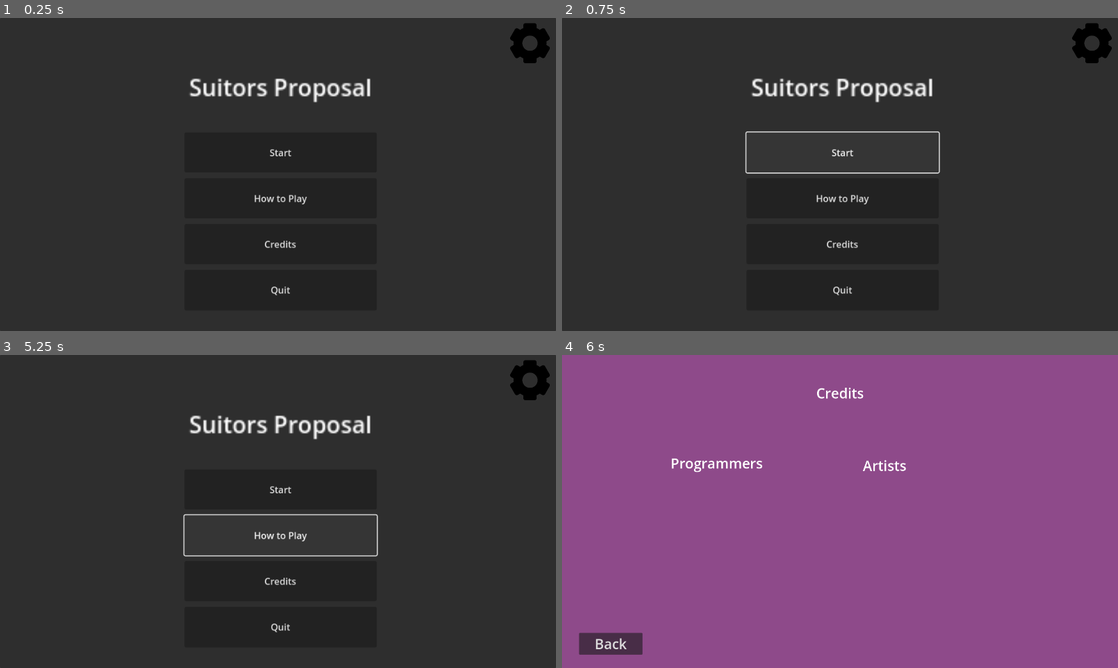
Above: before the commit, frames 1-4 (two rows, left to right).
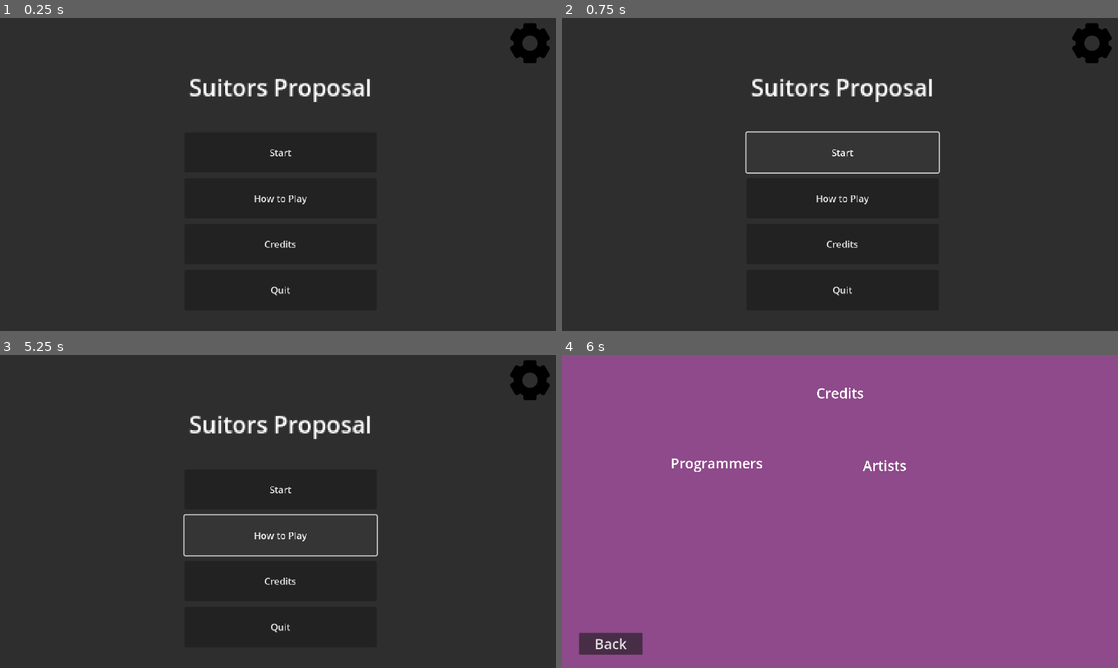
Above: after the commit, the same moments.

Repository: BrownRISDGameDevelopers/suitors-proposal
Game: Godot game, scene res://scenes/MainMenu.tscn
The game is run twice, just before and just after one commit, with the same random seed, the same clock (stepped at 60 frames per second) and the same inputs.
Inputs (mouse positions are in pixels of both pictures, inside the frame that each line leads up to):
- Up to frame 1 (0.25 s): no input
- Up to frame 2 (0.75 s): click "Start" at 0.5 s
- Up to frame 3 (5.25 s): click "Start" at 1.25 s; click (528, 380) at 2 s; click (528, 380) at 2.75 s; click "Start" at 3.5 s; click (528, 380) at 4.25 s; click "How to Play" at 5 s
- Up to frame 4 (6 s): click "Credits" at 5.75 s

The runs differ from the first frame. In frame 1, 0.6% of the frame differs, in the area x 34-67%, y 19-89%; in frame 2, 0.6%; in frame 3, 0.6%; in frame 4, 0.1%.

Commit message:
add letter scene

Diff:
--- a/kingdoms/CloudKingdom.tres
+++ /dev/null
@@ -1,8 +0,0 @@
-[gd_resource type="PackedDataContainer" format=3 uid="uid://dntemtuepocoi"]
-
-[resource]
-metadata/population = 1
-metadata/military = 2
-metadata/Morale = 3
-metadata/Resources = 4
-metadata/Mana = 6
--- a/kingdoms/ForestKingdom.tres
+++ /dev/null
@@ -1,8 +0,0 @@
-[gd_resource type="PackedDataContainer" format=3 uid="uid://cwx4quryn5d2e"]
-
-[resource]
-metadata/population = 5
-metadata/military = 1
-metadata/Morale = 2
-metadata/Resources = 6
-metadata/Mana = 3
--- a/kingdoms/MountainKingdom.tres
+++ /dev/null
@@ -1,8 +0,0 @@
-[gd_resource type="PackedDataContainer" format=3 uid="uid://0beo2kabll07"]
-
-[resource]
-metadata/population = 1
-metadata/military = 2
-metadata/Morale = 3
-metadata/Resources = 4
-metadata/Mana = 6
--- a/kingdoms/UndeadKingdom.tres
+++ /dev/null
@@ -1,8 +0,0 @@
-[gd_resource type="PackedDataContainer" load_steps=0 format=3 uid="uid://b4i6g88uj075i"]
-
-[resource]
-metadata/population = 2
-metadata/military = 4
-metadata/Morale = 5
-metadata/Resources = 3
-metadata/Mana = 3
--- a/kingdoms/UnderwaterKingdom.tres
+++ /dev/null
@@ -1,8 +0,0 @@
-[gd_resource type="PackedDataContainer" format=3 uid="uid://cdikdlt1s40ec"]
-
-[resource]
-metadata/population = 4
-metadata/military = 1
-metadata/Morale = 2
-metadata/Resources = 6
-metadata/Mana = 3
--- a/project.godot
+++ b/project.godot
@@ -30,3 +30,7 @@
 "events": [Object(InputEventKey,"resource_local_to_scene":false,"resource_name":"","device":-1,"window_id":0,"alt_press …(195 unchanged characters)…
 ]
 }
+
+[rendering]
+
+textures/canvas_textures/default_texture_filter=0
--- /dev/null
+++ b/resources/kingdoms/CloudKingdom.tres
@@ -0,0 +1,17 @@
+[gd_resource type="Resource" script_class="Kingdom" load_steps=2 format=3 uid="uid://cqga80ifaxij1"]
+
+[ext_resource type="Script" uid="uid://b46xhsels5oxh" path="res://scripts/resources/kingdom.gd" id="1_fxjr0"]
+
+[resource]
+script = ExtResource("1_fxjr0")
+population = 0
+military = 0
+morale = 0
+resource = 0
+mana = 0
+populationKnown = false
+manaKnown = false
+militaryKnown = false
+resourceKnown = false
+moraleKnown = false
+metadata/_custom_type_script = "uid://b46xhsels5oxh"
--- /dev/null
+++ b/resources/kingdoms/ForestKingdom.tres
@@ -0,0 +1,17 @@
+[gd_resource type="Resource" script_class="Kingdom" load_steps=2 format=3 uid="uid://c2yol8dyhwt2t"]
+
+[ext_resource type="Script" uid="uid://b46xhsels5oxh" path="res://scripts/resources/kingdom.gd" id="1_1p57c"]
+
+[resource]
+script = ExtResource("1_1p57c")
+population = 0
+military = 0
+morale = 0
+resource = 0
+mana = 0
+populationKnown = false
+manaKnown = false
+militaryKnown = false
+resourceKnown = false
+moraleKnown = false
+metadata/_custom_type_script = "uid://b46xhsels5oxh"
--- /dev/null
+++ b/resources/kingdoms/MountainKingdom.tres
@@ -0,0 +1,17 @@
+[gd_resource type="Resource" script_class="Kingdom" load_steps=2 format=3 uid="uid://bc5qvfo24wa4t"]
+
+[ext_resource type="Script" uid="uid://b46xhsels5oxh" path="res://scripts/resources/kingdom.gd" id="1_45ksu"]
+
+[resource]
+script = ExtResource("1_45ksu")
+population = 0
+military = 0
+morale = 0
+resource = 0
+mana = 0
+populationKnown = false
+manaKnown = false
+militaryKnown = false
+resourceKnown = false
+moraleKnown = false
+metadata/_custom_type_script = "uid://b46xhsels5oxh"
--- /dev/null
+++ b/resources/kingdoms/OurKingdom.tres
@@ -0,0 +1,17 @@
+[gd_resource type="Resource" script_class="Kingdom" load_steps=2 format=3 uid="uid://1p3op32gjikr"]
+
+[ext_resource type="Script" uid="uid://b46xhsels5oxh" path="res://scripts/resources/kingdom.gd" id="1_7fo5j"]
+
+[resource]
+script = ExtResource("1_7fo5j")
+population = 0
+military = 0
+morale = 0
+resource = 0
+mana = 0
+populationKnown = false
+manaKnown = false
+militaryKnown = false
+resourceKnown = false
+moraleKnown = false
+metadata/_custom_type_script = "uid://b46xhsels5oxh"
--- /dev/null
+++ b/resources/kingdoms/UndeadKingdom.tres
@@ -0,0 +1,3 @@
+[gd_resource type="Resource" format=3 uid="uid://bahrmb7eqtk0t"]
+
+[resource]
--- /dev/null
+++ b/resources/kingdoms/UnderwaterKingdom.tres
@@ -0,0 +1,17 @@
+[gd_resource type="Resource" script_class="Kingdom" load_steps=2 format=3 uid="uid://b6h0r0aa3q2d3"]
+
+[ext_resource type="Script" uid="uid://b46xhsels5oxh" path="res://scripts/resources/kingdom.gd" id="1_vrklj"]
+
+[resource]
+script = ExtResource("1_vrklj")
+population = 1
+military = 0
+morale = 0
+resource = 0
+mana = 0
+populationKnown = false
+manaKnown = false
+militaryKnown = false
+resourceKnown = false
+moraleKnown = false
+metadata/_custom_type_script = "uid://b46xhsels5oxh"
--- /dev/null
+++ b/resources/letters/Letter1.tres
@@ -0,0 +1,15 @@
+[gd_resource type="Resource" script_class="Letter" load_steps=2 format=3 uid="uid://cfx6oec2ovj11"]
+
+[ext_resource type="Script" uid="uid://d2ngpxf76ukp7" path="res://scripts/resources/letter_resource.gd" id="1_16uwy"]
+
+[resource]
+script = ExtResource("1_16uwy")
+isProposal = false
+greeting = ""
+content = ""
+signoff = ""
+populationInfluence = 6
+manaInfluence = 0
+militaryInfluence = 0
+resourceInfluence = 0
+moraleInfluence = 0
--- /dev/null
+++ b/resources/letters/Letter2.tres
@@ -0,0 +1,16 @@
+[gd_resource type="Resource" script_class="Letter" load_steps=2 format=3 uid="uid://cn4lbybqnqs16"]
+
+[ext_resource type="Script" uid="uid://d2ngpxf76ukp7" path="res://scripts/resources/letter_resource.gd" id="1_als7s"]
+
+[resource]
+script = ExtResource("1_als7s")
+isProposal = false
+greeting = ""
+content = ""
+signoff = ""
+populationInfluence = 0
+manaInfluence = 0
+militaryInfluence = 0
+resourceInfluence = 0
+moraleInfluence = 0
+metadata/_custom_type_script = "uid://d2ngpxf76ukp7"
--- /dev/null
+++ b/resources/themes/Letter.tres
@@ -0,0 +1,15 @@
+[gd_resource type="Theme" load_steps=3 format=3 uid="uid://bss4mnhq0fcwf"]
+
+[sub_resource type="SystemFont" id="SystemFont_et0r0"]
+font_names = PackedStringArray("Arial Black")
+
+[sub_resource type="SystemFont" id="SystemFont_i0rfn"]
+font_names = PackedStringArray("Times New Roman")
+
+[resource]
+Label/colors/font_color = Color(0, 0, 0, 1)
+Label/font_sizes/font_size = 18
+Label/fonts/font = SubResource("SystemFont_et0r0")
+RichTextLabel/colors/default_color = Color(0, 0, 0, 1)
+RichTextLabel/font_sizes/normal_font_size = 22
+RichTextLabel/fonts/normal_font = SubResource("SystemFont_i0rfn")
--- /dev/null
+++ b/scenes/Letter.tscn
@@ -0,0 +1,58 @@
+[gd_scene load_steps=3 format=3 uid="uid://dsu6n43cfq06f"]
+
+[ext_resource type="Texture2D" uid="uid://c5bcxqb5mmg8g" path="res://assets/letters/bg.png" id="1_2t2cd"]
+[ext_resource type="Theme" uid="uid://bss4mnhq0fcwf" path="res://resources/themes/Letter.tres" id="2_65x1g"]
+
+[node name="Letter" type="TextureRect"]
+anchors_preset = 8
+anchor_left = 0.5
+anchor_top = 0.5
+anchor_right = 0.5
+anchor_bottom = 0.5
+offset_left = -366.0
+offset_top = -520.5
+offset_right = 366.0
+offset_bottom = 520.5
+grow_horizontal = 2
+grow_vertical = 2
+theme = ExtResource("2_65x1g")
+texture = ExtResource("1_2t2cd")
+expand_mode = 1
+
+[node name="MarginContainer" type="MarginContainer" parent="."]
+layout_mode = 1
+anchors_preset = 15
+anchor_right = 1.0
+anchor_bottom = 1.0
+grow_horizontal = 2
+grow_vertical = 2
+theme_override_constants/margin_left = 48
+theme_override_constants/margin_top = 48
+theme_override_constants/margin_right = 48
+theme_override_constants/margin_bottom = 32
+
+[node name="VBoxContainer" type="VBoxContainer" parent="MarginContainer"]
+layout_mode = 2
+
+[node name="Greeting" type="Label" parent="MarginContainer/VBoxContainer"]
+layout_mode = 2
+text = "asdasd"
+
+[node name="Content" type="RichTextLabel" parent="MarginContainer/VBoxContainer"]
+layout_mode = 2
+text = "I am the leader of _____
+I have long desired to establish trade between our two kingdoms. It is deeply unfortunate that I failed to achieve this with your late father, and dearly hope this is not out of line in lieu of your grieving period, but might I dare to feel a semblance of hope for the era a new throne might bring? With your bright mind and clear gaze, I am certain that you will be able to see my proposition with fresh eyes and have the clairvoyance to see its true potential.
+
+Furthermore, as a leader in the assembly it is of utmost importance that I am able to put my personal desires and prejudices aside to determine what is best for the people of my land — though you are young, I can see that same glint of wisdom and discernment within you. We are more alike than you might think, and together we would only grow stronger. I would be deeply honored if you would bestow upon me the privilege of guiding you through this period rife with uncertainty.
+
+Imagine the strength and benevolence that could extend beyond the land. The Savanna Avians have just as much to offer as our urban, oasis counterparts; all we desire is that you give us a chance to prove that a trade alliance benefits may come to benefit us both. After all, despite our scattered population and meager resources, the textiles and food we have been able to sell are highly sought-after delicacies in your land. We both understand their value, and I am sure you too, wonder why the tariffs should remain high and your borders ever robust when those are now the practices of past generations?
+
+You may presume me to be an isolated barbarian, more bird than man, but even I have enough knowledge of foreign relations to know that you are not so harsh with your other neighbors. We are a good people. A happy people. If you accept my proposal, I know we could be great friends, and even better allies, mending the rift between our two great kingdoms.
+"
+fit_content = true
+
+[node name="Signoff" type="Label" parent="MarginContainer/VBoxContainer"]
+layout_mode = 2
+text = "With utmost respect and most ardent fervor,
+His Majesty the Eternal King,
+Count Aldéric Sangvin "
--- /dev/null
+++ b/scenes/Letter2.tscn
@@ -0,0 +1,22 @@
+[gd_scene load_steps=3 format=3 uid="uid://dnbnbe5nxykud"]
+
+[ext_resource type="Theme" uid="uid://bss4mnhq0fcwf" path="res://resources/themes/Letter.tres" id="1_gpkrp"]
+[ext_resource type="Texture2D" uid="uid://c5bcxqb5mmg8g" path="res://assets/letters/bg.png" id="2_66ewb"]
+
+[node name="TextureRect" type="TextureRect"]
+anchors_preset = 8
+anchor_left = 0.5
+anchor_top = 0.5
+anchor_right = 0.5
+anchor_bottom = 0.5
+offset_left = -846.5
+offset_top = -1206.5
+offset_right = 846.5
+offset_bottom = 1206.5
+grow_horizontal = 2
+grow_vertical = 2
+scale = Vector2(0.4, 0.4)
+size_flags_horizontal = 4
+size_flags_vertical = 4
+theme = ExtResource("1_gpkrp")
+texture = ExtResource("2_66ewb")
--- /dev/null
+++ b/scenes/Map.tscn
@@ -0,0 +1,3 @@
+[gd_scene format=3 uid="uid://b8iollf58huxn"]
+
+[node name="Map" type="Sprite2D"]
--- /dev/null
+++ b/scenes/game.tscn
@@ -0,0 +1,16 @@
+[gd_scene load_steps=2 format=3 uid="uid://dwpg2lf8mqr2c"]
+
+[ext_resource type="Texture2D" uid="uid://bdna0r2esnehs" path="res://assets/placeholder_background.png" id="1_uwrxv"]
+
+[node name="Game" type="Node2D"]
+
+[node name="Camera2D" type="Camera2D" parent="."]
+
+[node name="Background" type="Sprite2D" parent="."]
+texture = ExtResource("1_uwrxv")
+
+[node name="Control" type="Control" parent="."]
+layout_mode = 3
+anchors_preset = 0
+offset_right = 40.0
+offset_bottom = 40.0
--- /dev/null
+++ b/scripts/resources/kingdom.gd
@@ -0,0 +1,17 @@
+extends Resource
+
+class_name Kingdom
+
+@export_group("Stats")
+@export_range(1, 6, 1) var population: int;
+@export_range(1, 6, 1) var military: int;
+@export_range(1, 6, 1) var morale: int;
+@export_range(1, 6, 1) var resource: int;
+@export_range(1, 6, 1) var mana: int;
+
+@export_group("Known")
+@export var populationKnown: bool = false;
+@export var manaKnown: bool = false;
+@export var militaryKnown: bool = false;
+@export var resourceKnown: bool = false;
+@export var moraleKnown: bool = false;
--- /dev/null
+++ b/scripts/resources/letter_resource.gd
@@ -0,0 +1,10 @@
+extends Resource
+
+class_name LetterResource
+
+@export var is_proposal: bool;
+
+@export_group("Letter")
+@export_multiline var greeting: String;
+@export_multiline var content: String;
+@export_multiline var signoff: String;
--- /dev/null
+++ b/te.gd
@@ -0,0 +1,11 @@
+extends Node
+
+
+# Called when the node enters the scene tree for the first time.
+func _ready() -> void:
+	pass # Replace with function body.
+
+
+# Called every frame. 'delta' is the elapsed time since the previous frame.
+func _process(delta: float) -> void:
+	pass
Binary file added: assets/letters/bg.png
Not shown, added: assets/letters/bg.png.import
Not shown, added: scripts/resources/kingdom.gd.uid
Not shown, added: scripts/resources/letter_resource.gd.uid
Not shown, added: te.gd.uid
